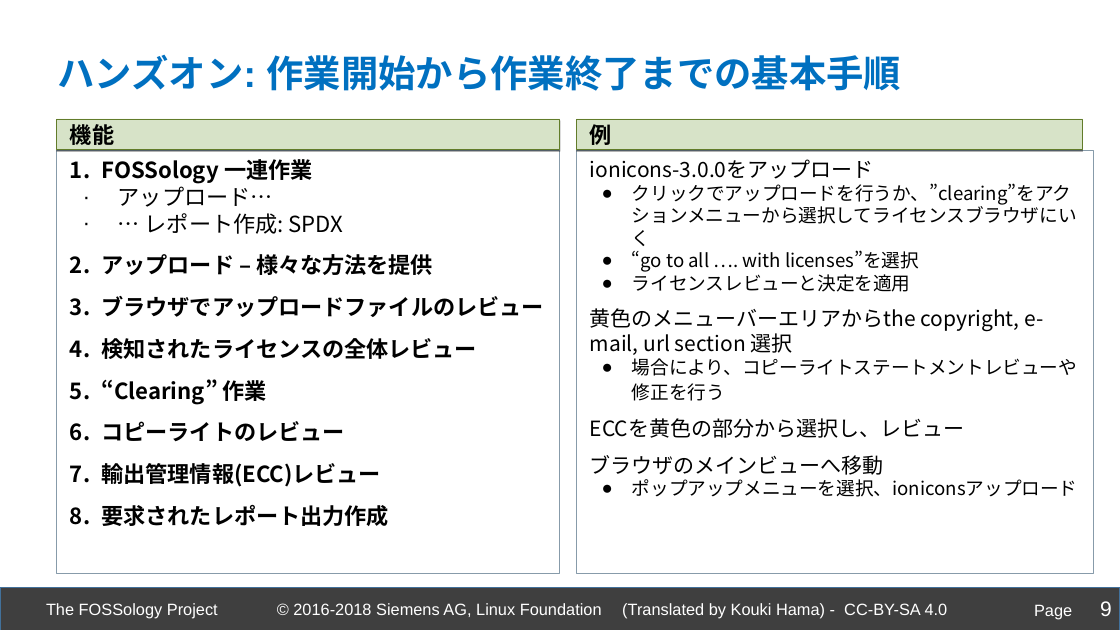
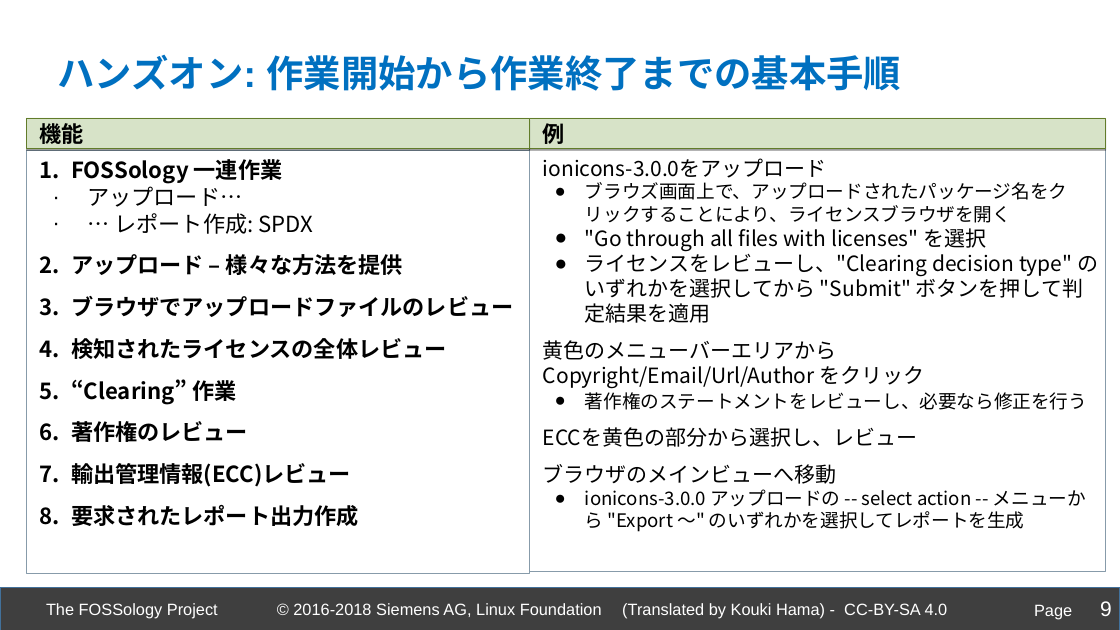
Before and after one commit to fossology/FOSSologySlides, a slide deck: slide 9 of Module-B-JPN-Basic-Workflow.pptx. Drawn at 1120x630 pixels with LibreOffice and Linux fonts; fonts in the diff are those of the drawing; background and template pictures are left out. Boxes give left, top, right and bottom in pixels: in the first picture for what was removed or moved away, otherwise in the second. Text is boxed around its words. In the diff, an @@ line names an element or a change of style, - is before the commit and + after.

```diff
--- a/Module-B-JPN-Basic-Workflow.pptx
+++ b/Module-B-JPN-Basic-Workflow.pptx
@@ rectangle "機能": place and size @@
-rectangle "機能" at bbox=[57, 119, 560, 150]
+rectangle "機能" at bbox=[27, 118, 530, 149]
@@ rectangle "例": place and size @@
-rectangle "例" at bbox=[577, 119, 1083, 150]
+rectangle "例" at bbox=[530, 118, 1107, 149]
@@ rectangle "ionicons-3.0.0をアップロード": place and size @@
-rectangle "ionicons-3.0.0をアップロード" at bbox=[577, 150, 1095, 574]
+rectangle "ionicons-3.0.0をアップロード" at bbox=[530, 149, 1107, 572]
@@ rectangle "FOSSology 一連作業": place and size @@
-rectangle "FOSSology 一連作業" at bbox=[57, 150, 560, 574]
+rectangle "FOSSology 一連作業" at bbox=[27, 150, 530, 574]
@@ text in rectangle at bbox=[543, 182, 1098, 410]: text changed; size 16 to 18 pt @@
-● クリックでアップロードを行うか、”clearing”をアクションメニューから選択してライセンスブラウザにいく
-● “go to all …. with licenses”を選択
-● ライセンスレビューと決定を適用
-黄色のメニューバーエリアからthe copyright, e-mail, url section 選択
-● 場合により、コピーライトステートメントレビューや修正を行う
+● ブラウズ画面上で、アップロードされたパッケージ名をクリックすることにより、ライセンスブラウザを開く
+● "Go through all files with licenses" を選択
+● ライセンスをレビューし、"Clearing decision type" のいずれかを選択してから "Submit" ボタンを押して判定結果を適用
+黄色のメニューバーエリアから Copyright/Email/Url/Author をクリック
+● 著作権のステートメントをレビューし、必要なら修正を行う
@@ text in rectangle at bbox=[71, 421, 248, 442]: text changed @@
-  6. コピーライトのレビュー
+  6. 著作権のレビュー
@@ text in rectangle at bbox=[585, 489, 1086, 532]: text changed @@
-● ポップアップメニューを選択、ioniconsアップロード
+● ionicons-3.0.0 アップロードの -- select action -- メニューから "Export ～" のいずれかを選択してレポートを生成
```
Also in this commit, not shown: 6 other slides changed.
